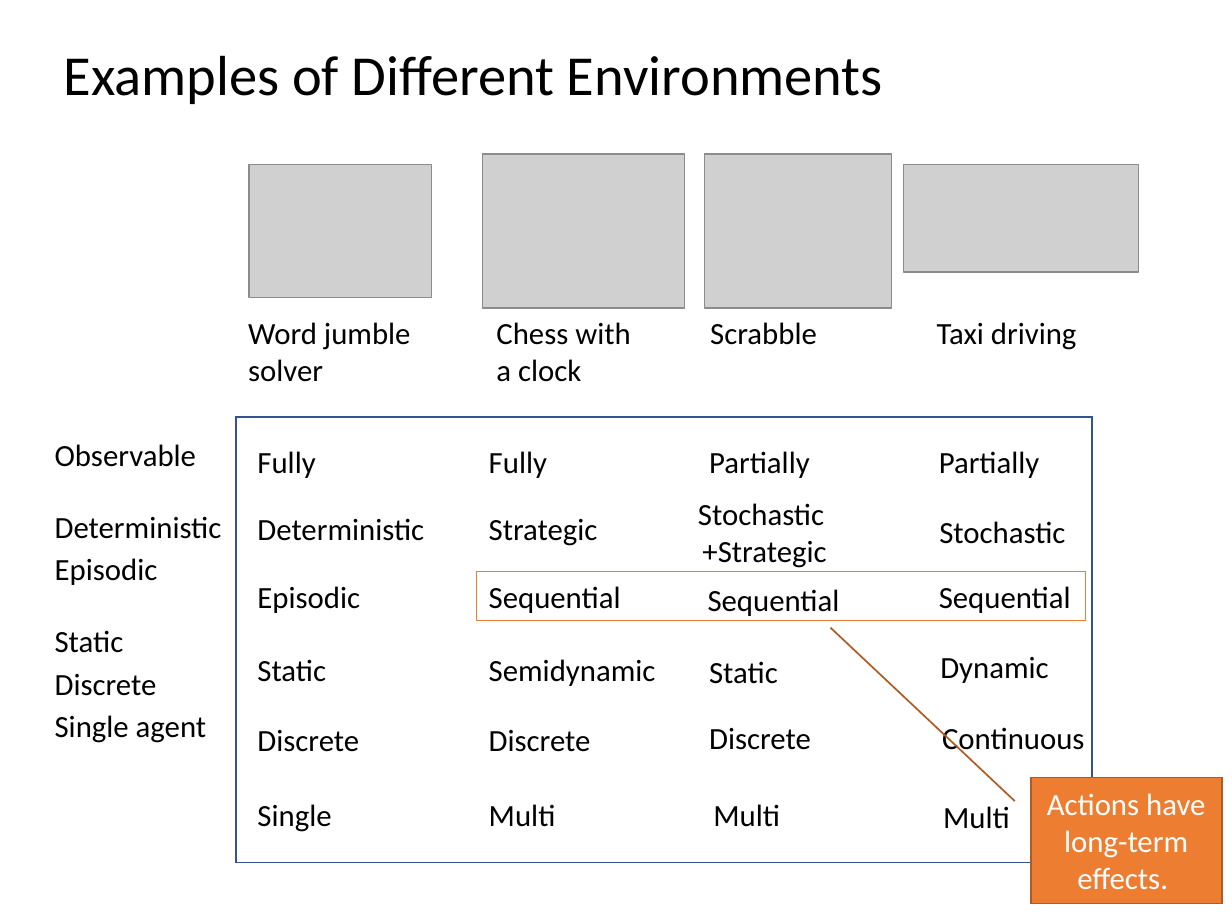
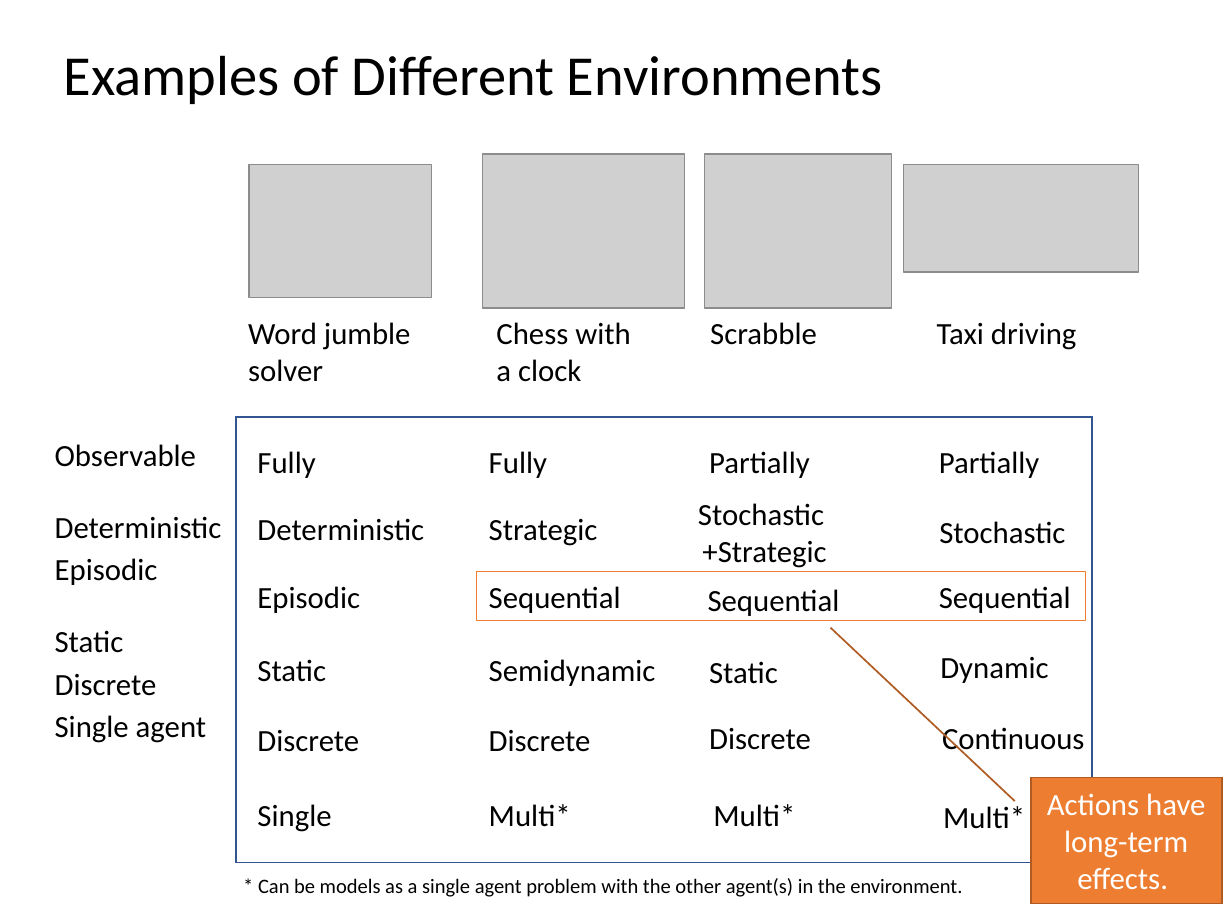
Before and after one commit to mhahsler/CS7320-AI, a slide deck: slide 17 of slides/02_agents.pptx. Drawn at 1232x924 pixels with LibreOffice and Linux fonts; fonts in the diff are those of the drawing; grey boxes stand for pictures. Boxes give left, top, right and bottom in pixels: in the first picture for what was removed or moved away, otherwise in the second. Text is boxed around its words. In the diff, an @@ line names an element or a change of style, - is before the commit and + after.

```diff
--- a/slides/02_agents.pptx
+++ b/slides/02_agents.pptx
@@ text at bbox=[489, 804, 571, 827]: text changed @@
-Multi
+Multi*
@@ text at bbox=[713, 804, 795, 827]: text changed @@
-Multi
+Multi*
@@ text at bbox=[943, 806, 1025, 829]: text changed @@
-Multi
+Multi*
@@ text added at bbox=[258, 878, 962, 897], 12 pt, text #000000 @@
+* Can be models as a single agent problem with the other agent(s) in the environment.
```
Also in this commit, not shown: 2 other files.
